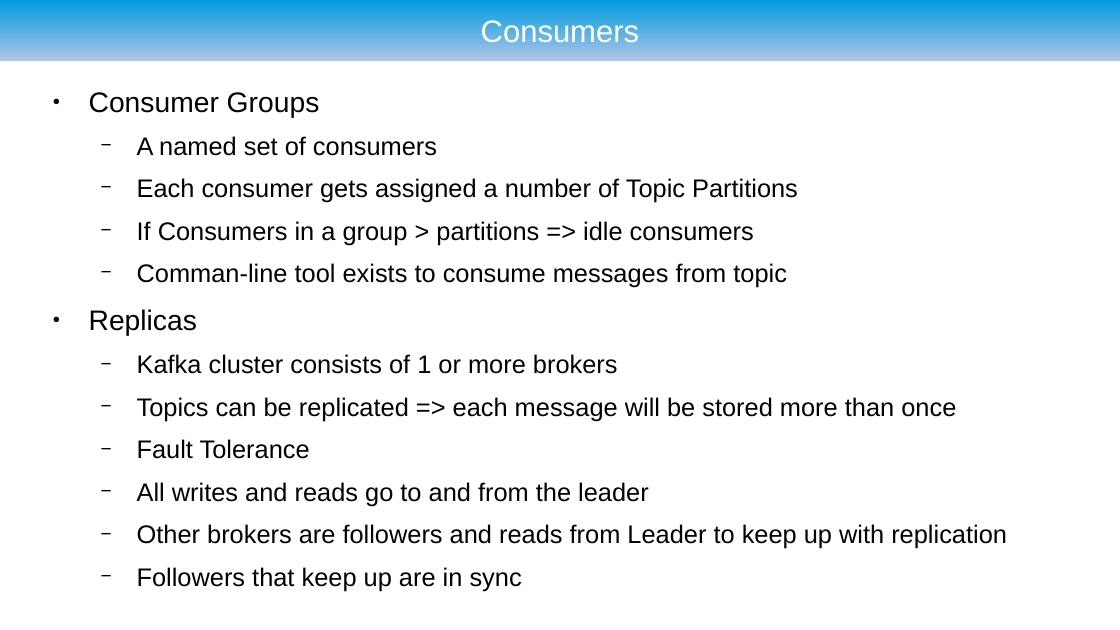
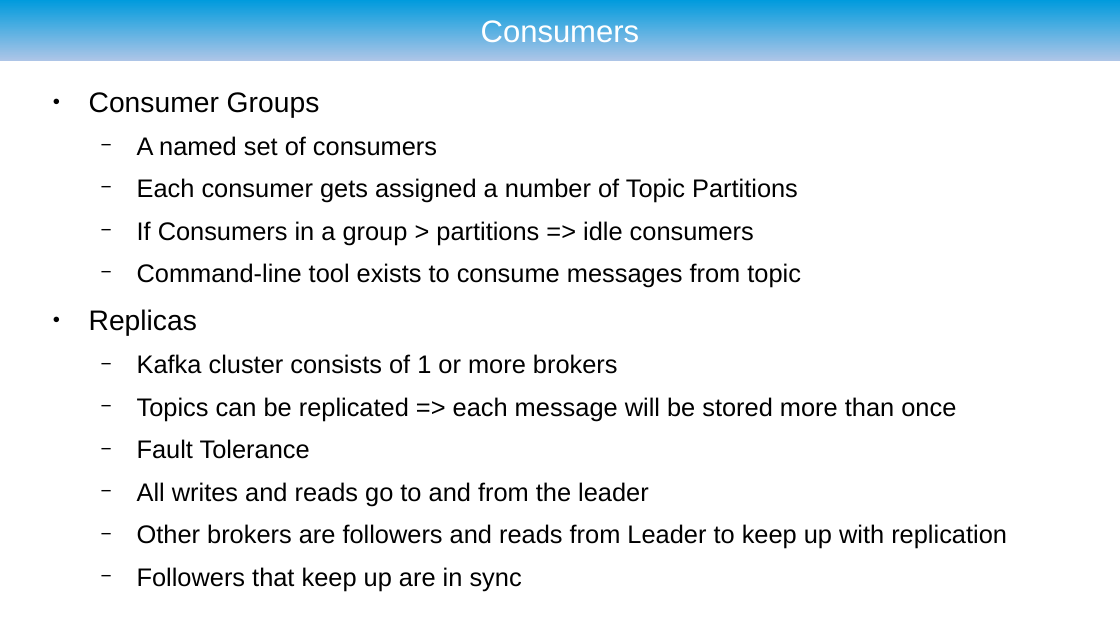
Before and after one commit to ryzlab/kafka-kompetensdag, a slide deck: slide 15 of doc/presentation.odp (slide 17 before the commit). Drawn at 1120x630 pixels with LibreOffice and Linux fonts; fonts in the diff are those of the drawing; background and template pictures are left out. Boxes give left, top, right and bottom in pixels: in the first picture for what was removed or moved away, otherwise in the second. Text is boxed around its words. In the diff, an @@ line names an element or a change of style, - is before the commit and + after.

```diff
--- a/doc/presentation.odp
+++ b/doc/presentation.odp
@@ text at [137,263,801,288]: text changed @@
-  − Comman-line tool exists to consume messages from topic
+  − Command-line tool exists to consume messages from topic
```
Also in this commit, not shown: 11 other slides changed, 5 slides added.
